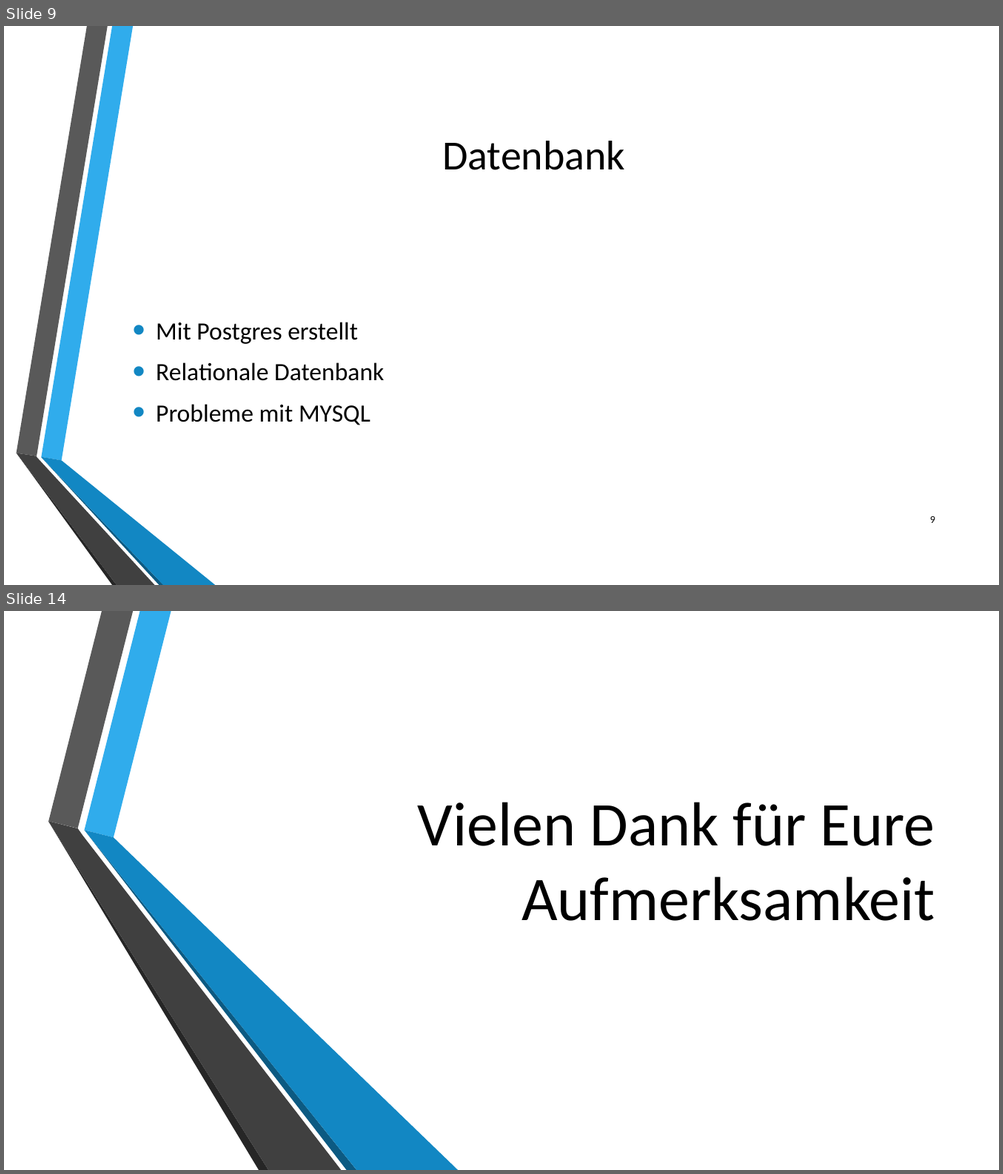
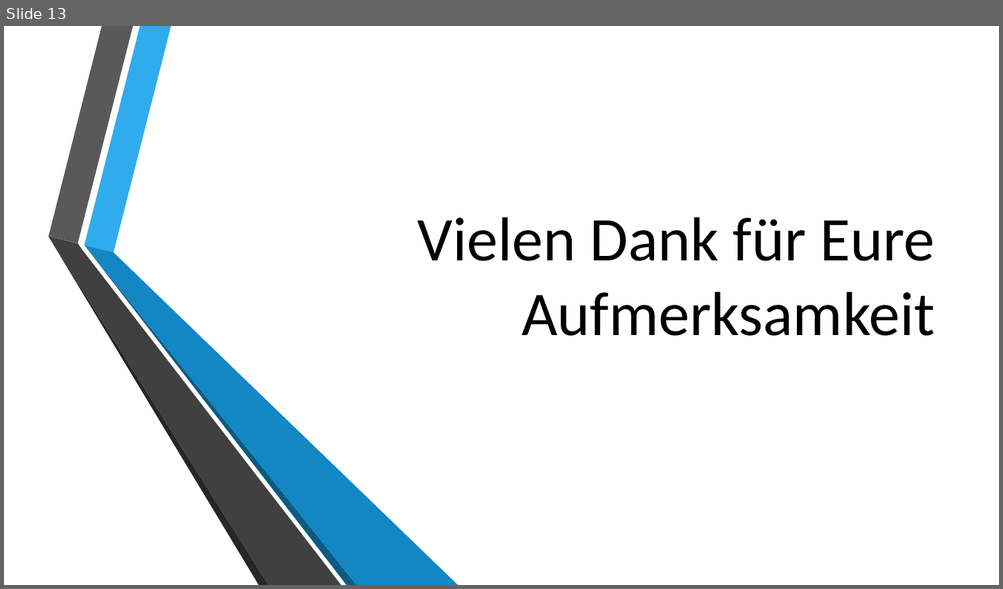
Before and after one commit to philipwagner1994/ProjectDHBW, a slide deck: Documentation/Projektpräsentationabschluss.pptx. Shown one above the other, each under a label of ours: slides 9 and 14 before the commit, slide 13 after it; the slides between them are not shown. The pictures are 1003x1174 and 1003x589 pixels, drawn with LibreOffice and Linux fonts; fonts in the diff are those of the drawing; background and template pictures are left out. Boxes give left, top, right and bottom in pixels: in the first picture for what was removed or moved away, otherwise in the second. Text is boxed around its words. In the diff, an @@ line names an element or a change of style, - is before the commit and + after.

```diff
--- a/Documentation/Projektpräsentationabschluss.pptx
+++ b/Documentation/Projektpräsentationabschluss.pptx
@@ slide 9 removed at (x1=4, y1=26, x2=999, y2=585), background picture (left out) @@
@@ title removed at (x1=442, y1=141, x2=625, y2=170) @@
-Datenbank
@@ text removed at (x1=156, y1=322, x2=384, y2=426) @@
-• Mit Postgres erstellt
-• Relationale Datenbank
-• Probleme mit MYSQL
@@ group removed at (x1=16, y1=26, x2=215, y2=585): 6 freeform shapes @@
@@ page number removed at (x1=930, y1=517, x2=935, y2=523) @@
-9
@@ what was slide 14 is now slide 13 @@
```
Also in this commit, not shown: 3 slides changed, 9 slides added, 9 other slides removed.
